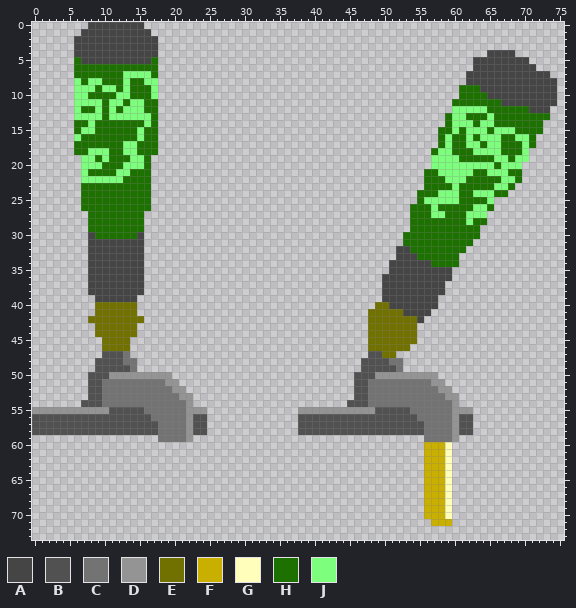
Sprite sheet, stored at Sprites/BarTap4.png. The picture above is the old version.
The file is 76x74 pixels.
Palette (. is transparent): A #454545  B #515151  C #737373  D #949494  E #717100  F #c9af00  G #ffffbb  H #1c7100  J #7dff7d
Pixels before, first column x 0:
 0 ........AAAAAAAA...........................................................
 1 .......AAAAAAAAAA..........................................................
 2 ......AAAAAAAAAAAA.........................................................
 3 ......AAAAAAAAAAAA.........................................................
 4 ......AAAAAAAAAAAA...............................................AAAA......
 5 ......HAAAAAAAAAAH.............................................AAAAAAAA....
 6 ......HHHHHHHHHHHH.............................................AAAAAAAAA...
 7 ......HHHHHHHJJJJH............................................AAAAAAAAAAAA.
 8 ......JHJJHHHJHHJJ............................................AAAAAAAAAAAAA
 9 ......JJJHJJHJHHHJ...........................................HHHAAAAAAAAAAA
10 ......JJHHHHJJHHHJ...........................................HHHHAAAAAAAAAA
11 ......JJJJHJJHJJHH..........................................HHHHHHHAAAAAAAA
12 ......JHHJHJHJJJHH..........................................JJJJJHHHHHHAAA.
13 ......JJJJHJJJJJJH.........................................HJJHHHJHHHHHHHH.
14 ......HHJHHHHHHHJH.........................................HJJJHJJHHHHHHH..
15 ......HJJHHHHHHJHH........................................HHJHJJJHJJJHHHH..
16 ......JHHHHHHHHJHH........................................HJHHJHJJJHHJJH...
17 ......HHHHHHHJJHHH........................................HJHHJJHJJHHHJH...
18 ......HHJJJHHJJHHH.......................................HJJHHHJJJJHHHJ....
19 .......JJHJHHHJJH........................................JJJJHHHHHJJHJJ....
20 .......JJJHHHJJJH........................................JJJJJJJJJHJJJ.....
21 .......JHHHHJJHHH.......................................HHJJJJJHHJJJHH.....
22 .......JJJJJJHHHH.......................................HHHJJJHHHHHJJH.....
23 .......HHHHHHHHHH.......................................HHHHJHHHHHJJH......
24 .......HHHHHHHHHH......................................HHHJJJHHJJJHH.......
25 .......HHHHHHHHHH......................................HJJJJJHHHHJ.........
26 .......HHHHHHHHHH.....................................HHHJHHHHHJJH.........
27 ........HHHHHHHH......................................HHHJJHHHJJJ..........
28 ........HHHHHHHH......................................HHHHHHHHJHH..........
29 ........HHHHHHHH......................................HHHHHHHHHH...........
30 ........AHHHHHHA.....................................HHHHHHHHHHH...........
31 ........AAAAAAAA.....................................HHHHHHHHHH............
32 ........AAAAAAAA....................................AAHHHHHHHH.............
33 ........AAAAAAAA....................................AAAHHHHHH..............
34 ........AAAAAAAA...................................AAAAAAHHHH..............
35 ........AAAAAAAA...................................AAAAAAAAA...............
36 ........AAAAAAAA..................................AAAAAAAAAA...............
37 ........AAAAAAAA..................................AAAAAAAAA................
38 ........AAAAAAAA..................................AAAAAAAAA................
39 .........AAAAAA...................................AAAAAAAA.................
40 .........EEEEEE..................................EEAAAAAAA.................
41 .........EEEEEE.................................EEEEEAAAA..................
42 ........EEEEEEEE................................EEEEEEEA...................
43 .........EEEEEE.................................EEEEEEE....................
44 .........EEEEEE.................................EEEEEEE....................
45 ..........EEEE..................................EEEEEEE....................
46 ..........EEEE..................................EEEEEE.....................
47 ..........BBBC..................................BBEE.......................
48 .........BBBBCC................................BBBBCC......................
49 .........BBBBBC................................BBBBBC......................
50 ........BBBDDDDDDDDD..........................BBBDDDDDDDDD.................
51 ........BBCCCCCCCCCDD.........................BBCCCCCCCCCDD................
52 ........BBCCCCCCCCCCDD........................BBCCCCCCCCCCDD...............
53 ........BBCCCCCCCCCCCDD.......................BBCCCCCCCCCCCDD..............
54 .......BBBCCCCCCCCCCCCD......................BBBCCCCCCCCCCCCD..............
55 DDDDDDDDDDDBBBBBCCCCCCDDD.............DDDDDDDDDDDBBBBBCCCCCCDDD............
56 BBBBBBBBBBBBBBBBBCCCCCDBB.............BBBBBBBBBBBBBBBBBCCCCCDBB............
57 BBBBBBBBBBBBBBBBBBCCCCDBB.............BBBBBBBBBBBBBBBBBBCCCCDBB............
58 BBBBBBBBBBBBBBBBBBCCCCDBB.............BBBBBBBBBBBBBBBBBBCCCCDBB............
59 ..................CCCCD.................................CCCCD..............
60 ........................................................FFFG...............
61 ........................................................FFFG...............
62 ........................................................FFFG...............
63 ........................................................FFFG...............
64 ........................................................FFFG...............
65 ........................................................FFFG...............
66 ........................................................FFFG...............
67 ........................................................FFFG...............
68 ........................................................FFFG...............
69 ........................................................FFFG...............
70 ........................................................FFFG...............
71 .........................................................FFF...............
And afterwards:
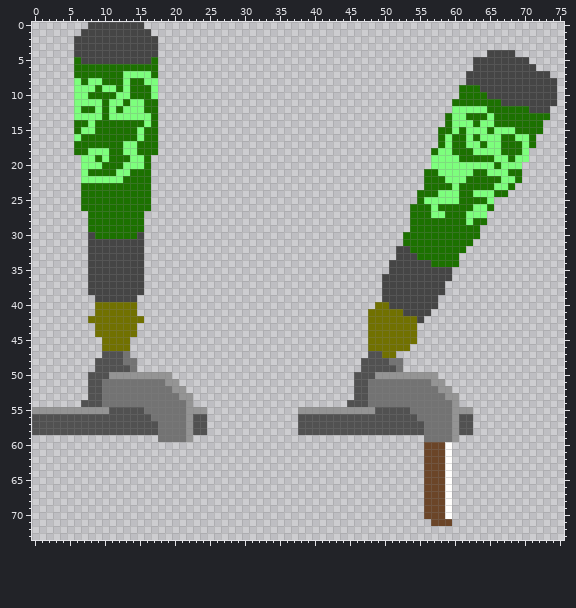
Difference:
{"colour":"F","old":"#c9af00","new":"#6b4528"}
{"colour":"G","old":"#ffffbb","new":"#fffefc"}
